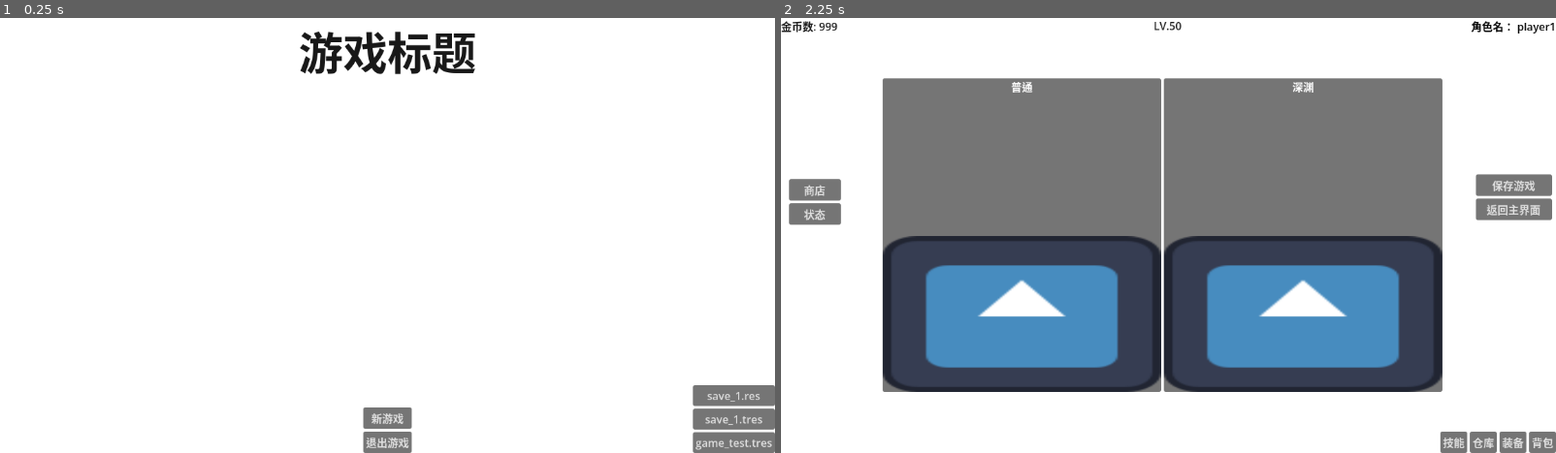
Above: before the commit, frames 1-2 (left to right).
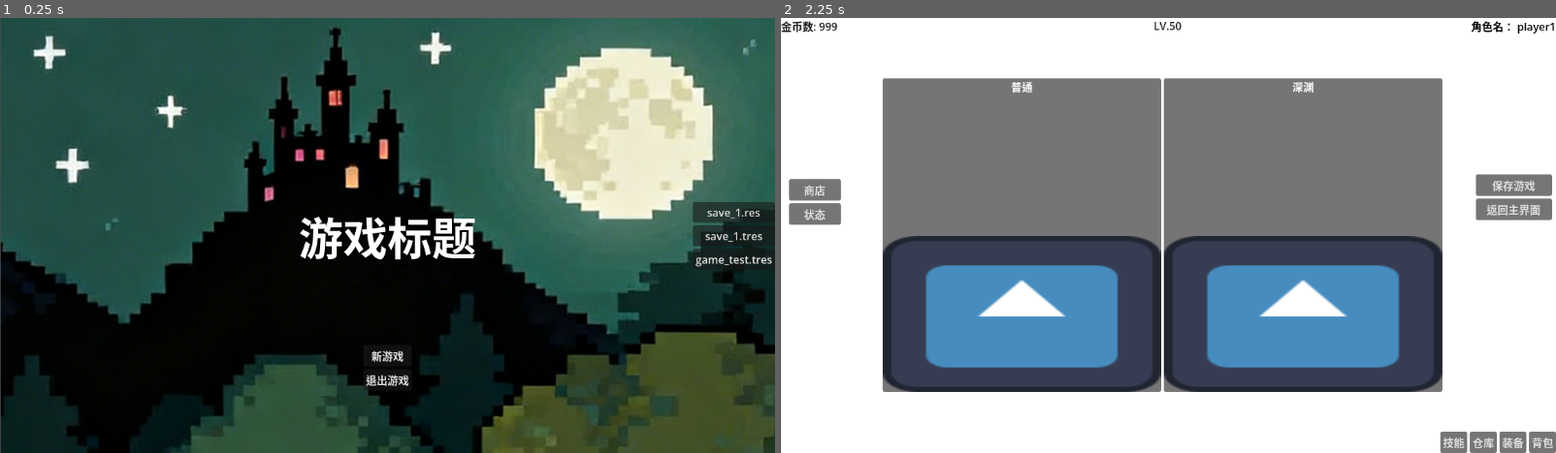
Above: after the commit, the same moments.

Repository: Brandon-Tanyiwu/godot_game_main_menue_shell
Game: Godot game, scene res://scenes/main_menu/main_menu.tscn
Same seed, same stepped clock (60 frames per second), same inputs: the game is played once before the commit and once after it. The engine's default icon, where the game draws it, is replaced by a stand-in: a white triangle on a blue panel in a dark square.
Inputs:
- Up to frame 1 (0.25 s): no input
- Up to frame 2 (2.25 s): click "game_test.tres" at 0.5 s; click "返回主界面" at 1.25 s; click "game_test.tres" at 2 s

The runs differ from the first frame. In frame 1, 99% of the frame differs, in the area x 0-100%, y 0-100%; in frame 2, nothing differs.

Commit message:
Add background/UI assets and update main_menu
Add multiple texture assets and their Godot .import metadata (StartGame.png, orig.png, tileset/Preview.png, tileset/tileset.png, UI packs and item icons). Update scenes/main_menu.tscn to use the new StartGame AtlasTexture (added as an external texture), replace the previous Sprite2D with a TextureRect (Background), and adjust anchors/offsets for Title, SaveListContainer and the main VBoxContainer to match the new layout. Import settings use compressed texture presets and mipmap/processing flags.

Diff:
--- a/scenes/main_menu/main_menu.tscn
+++ b/scenes/main_menu/main_menu.tscn
@@ -1,8 +1,11 @@
 [gd_scene format=3 uid="uid://cqu1ufwdsb3vm"]
 
 [ext_resource type="Script" uid="uid://ciok1rj3o7c77" path="res://script/main/main_menu.gd" id="1_0ebjn"]
+[ext_resource type="Texture2D" uid="uid://b06awk4iwo04" path="res://resource/background/StartGame.png" id="2_0ebjn"]
 
-[sub_resource type="CanvasTexture" id="CanvasTexture_fsom3"]
+[sub_resource type="AtlasTexture" id="AtlasTexture_0ebjn"]
+atlas = ExtResource("2_0ebjn")
+region = Rect2(905.01135, -0.061676025, 1139.6401, 792.38293)
 
 [node name="MainMenu" type="Control" unique_id=960184055]
 layout_mode = 3
@@ -13,46 +16,60 @@
 grow_vertical = 2
 script = ExtResource("1_0ebjn")
 
-[node name="Sprite2D" type="Sprite2D" parent="." unique_id=1721059156]
-position = Vector2(580.00006, 340.5)
-scale = Vector2(1262.0001, 737.00006)
-texture = SubResource("CanvasTexture_fsom3")
+[node name="Background" type="TextureRect" parent="." unique_id=565323526]
+layout_mode = 1
+anchors_preset = 15
+anchor_right = 1.0
+anchor_bottom = 1.0
+offset_left = 1.0
+offset_top = -17.0
+offset_right = 9.0
+offset_bottom = 131.0
+grow_horizontal = 2
+grow_vertical = 2
+texture = SubResource("AtlasTexture_0ebjn")
 
 [node name="Title" type="Label" parent="." unique_id=1834273499]
 layout_mode = 1
-anchors_preset = 5
+anchors_preset = 8
 anchor_left = 0.5
+anchor_top = 0.5
 anchor_right = 0.5
-offset_left = -32.0
-offset_right = 32.0
-offset_bottom = 23.0
+anchor_bottom = 0.5
+offset_left = -132.0
+offset_top = -45.5
+offset_right = 132.0
+offset_bottom = 45.5
 grow_horizontal = 2
-theme_override_colors/font_color = Color(0.096204735, 0.09620475, 0.096204735, 1)
+grow_vertical = 2
 theme_override_font_sizes/font_size = 66
 text = "游戏标题"
 
 [node name="SaveListContainer" type="VBoxContainer" parent="." unique_id=1380822623]
 layout_mode = 1
-anchors_preset = 11
+anchors_preset = 6
 anchor_left = 1.0
+anchor_top = 0.5
 anchor_right = 1.0
-anchor_bottom = 1.0
+anchor_bottom = 0.5
 grow_horizontal = 0
 grow_vertical = 2
 alignment = 2
 
 [node name="VBoxContainer" type="VBoxContainer" parent="." unique_id=226085959]
 layout_mode = 1
-anchors_preset = 7
+anchors_preset = -1
 anchor_left = 0.5
-anchor_top = 1.0
+anchor_top = 0.9953704
 anchor_right = 0.5
-anchor_bottom = 1.0
-offset_left = -4.0
-offset_top = -32.0
-offset_right = 4.0
+anchor_bottom = 0.9953704
+offset_left = -36.0
+offset_top = -156.0
+offset_right = 36.0
+offset_bottom = -90.0
 grow_horizontal = 2
 grow_vertical = 0
+metadata/_edit_use_anchors_ = true
 
 [node name="NewGameButton" type="Button" parent="VBoxContainer" unique_id=776864267]
 layout_mode = 2
Binary file added: resource/background/StartGame.png
Not shown, added: resource/background/StartGame.png.import
Binary file added: resource/background/orig.png
Not shown, added: resource/background/orig.png.import
Binary file added: resource/item/#1 - Transparent Icons.png
Not shown, added: resource/item/#1 - Transparent Icons.png.import
Binary file added: resource/tileset/Preview.png
Not shown, added: resource/tileset/Preview.png.import
Binary file added: resource/tileset/tileset.png
Not shown, added: resource/tileset/tileset.png.import
Binary file added: resource/ui/PastelUIFree.png
Not shown, added: resource/ui/PastelUIFree.png.import
(and 2 more such lines)
